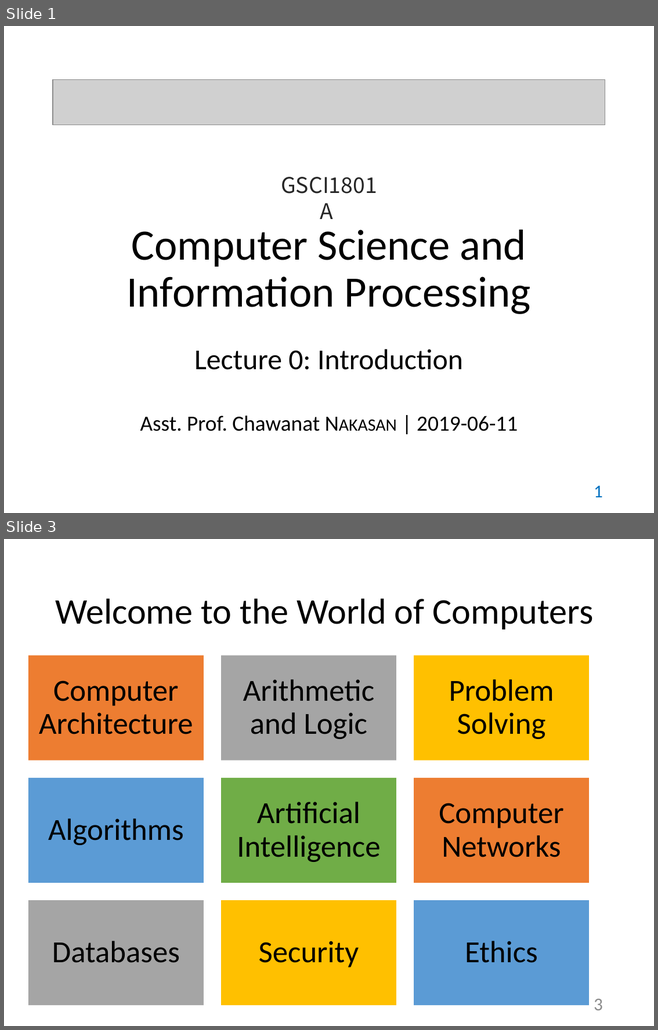
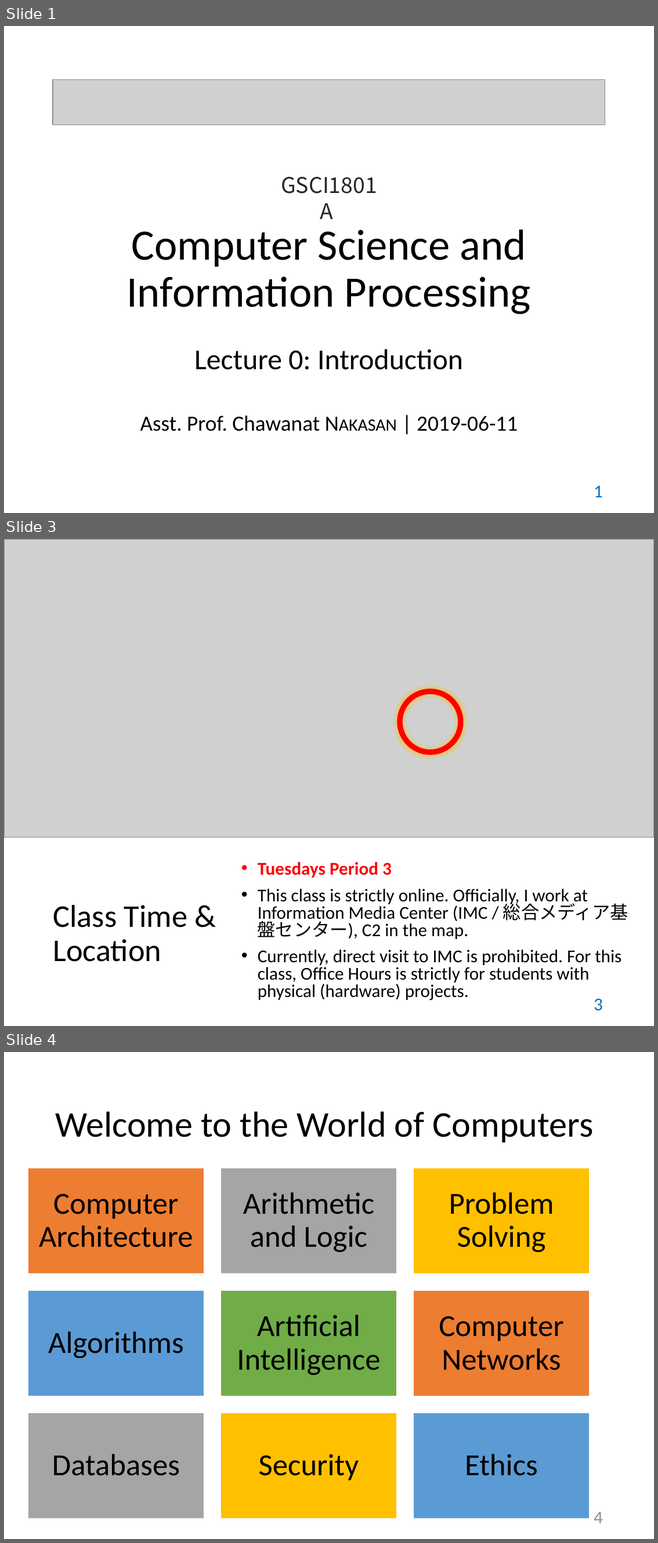
Before and after one commit to LunaticNeko/jouhounokagaku, a slide deck: lect0-intro.pptx. Shown one above the other, each under a label of ours: slides 1 and 3 before the commit, slides 1, 3 and 4 after it; the slides between them are not shown. The pictures are 658x1030 and 658x1543 pixels, drawn with LibreOffice and Linux fonts; fonts in the diff are those of the drawing; grey boxes stand for pictures; background and template pictures are left out. Boxes give left, top, right and bottom in pixels: in the first picture for what was removed or moved away, otherwise in the second. Text is boxed around its words. In the diff, an @@ line names an element or a change of style, - is before the commit and + after.

Commit message:
preparing for online class system

```diff
--- a/lect0-intro.pptx
+++ b/lect0-intro.pptx
@@ slide 3 added at (4, 539, 654, 1026), background picture (left out) @@
@@ picture added at (4, 539, 654, 837) @@
@@ ellipse added at (400, 692, 460, 752), outline #FF0000 6 pt @@
@@ ellipse added at (81, 851, 125, 901), fill #FFFFFF @@
@@ text added at (257, 862, 628, 1001), 20 pt, text #000000 @@
+• Tuesdays Period 3
+• This class is strictly online. Officially, I work at Information Media Center (IMC / 総合メディア基盤センター), C2 in the map.
+• Currently, direct visit to IMC is prohibited. For this class, Office Hours is strictly for students with physical (hardware) projects.
@@ title added at (53, 905, 188, 962), 35 pt, text #000000 @@
+Class Time & Location
@@ page number added at (593, 998, 603, 1011), 20 pt, text #0070C0 @@
+3
@@ what was slide 3 is now slide 4 @@
@@ page number at (593, 1512, 603, 1524): text changed @@
-3
+4
```
Also in this commit, not shown: 2 slides changed, 3 other files.
